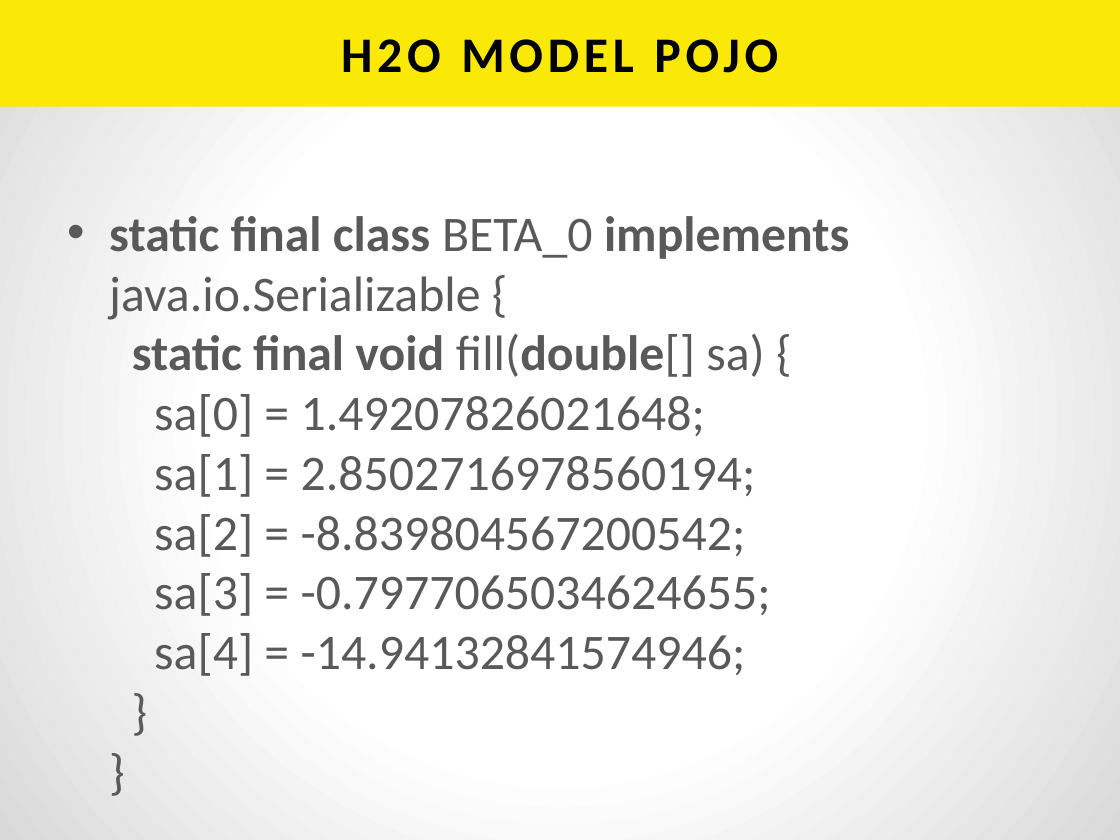
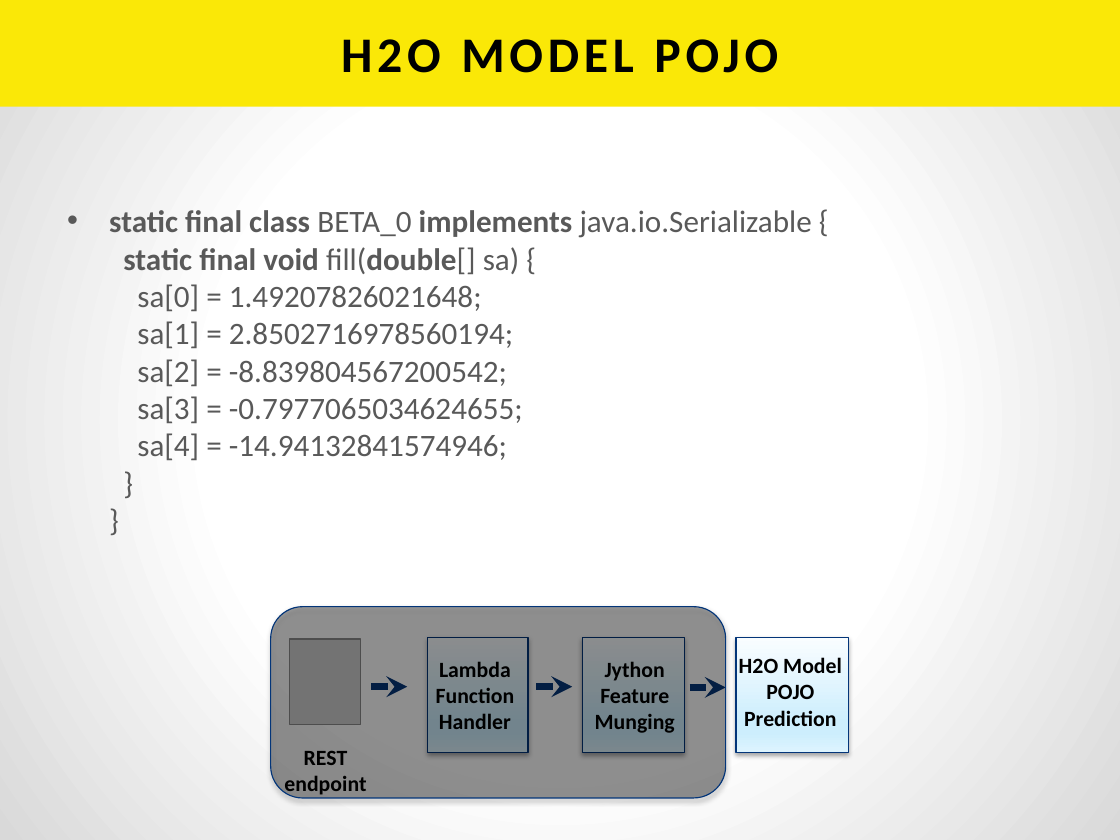
Before and after one commit to h2oai/h2o-tutorials, a slide deck: slide 12 of tutorials/aws-lambda-app/BuildingAnAppWithAWSLambda.pptx (slide 13 before the commit). Drawn at 1120x840 pixels with LibreOffice and Linux fonts; fonts in the diff are those of the drawing; grey boxes stand for pictures. Boxes give left, top, right and bottom in pixels: in the first picture for what was removed or moved away, otherwise in the second. Text is boxed around its words. In the diff, an @@ line names an element or a change of style, - is before the commit and + after.

```diff
--- a/tutorials/aws-lambda-app/BuildingAnAppWithAWSLambda.pptx
+++ b/tutorials/aws-lambda-app/BuildingAnAppWithAWSLambda.pptx
@@ text "static final class BETA_0 implements ..." at (109,210,812,460): size 32 to 20 pt; less space between paragraphs @@
@@ rounded rectangle added at (271,607,726,799), fill #000000 at 36% opacity, outline #043579 0.75 pt @@
@@ picture added at (290,640,361,725) @@
@@ rectangle added at (428,637,529,753), fill gradient #F9FDFF to #CDEEFD to #DDF4FE, outline #043579 0.75 pt @@
@@ rectangle added at (582,637,684,753), fill gradient #F9FDFF to #CDEEFD to #DDF4FE, outline #043579 0.75 pt @@
@@ rectangle added at (736,637,848,753), fill gradient #F9FDFF to #CDEEFD to #DDF4FE, outline #043579 0.75 pt @@
@@ text added at (739,657,842,726), 14 pt, text #000000, bold @@
+H2O Model POJO Prediction
@@ arrow added from (371, 687) to (408, 687), #073779 4.5 pt @@
@@ text added at (436,662,515,729), 14 pt, text #000000, bold @@
+Lambda
+Function
+Handler
@@ arrow added from (536, 687) to (572, 687), #073779 4.5 pt @@
@@ text added at (595,662,675,733), 14 pt, text #000000, bold @@
+Jython
+Feature Munging
@@ arrow added from (690, 688) to (726, 688), #073779 4.5 pt @@
@@ text added at (284,751,366,798), 14 pt, text #000000, bold @@
+REST endpoint
```
Also in this commit, not shown: 7 other slides changed, 1 slide added, 1 slide removed.
